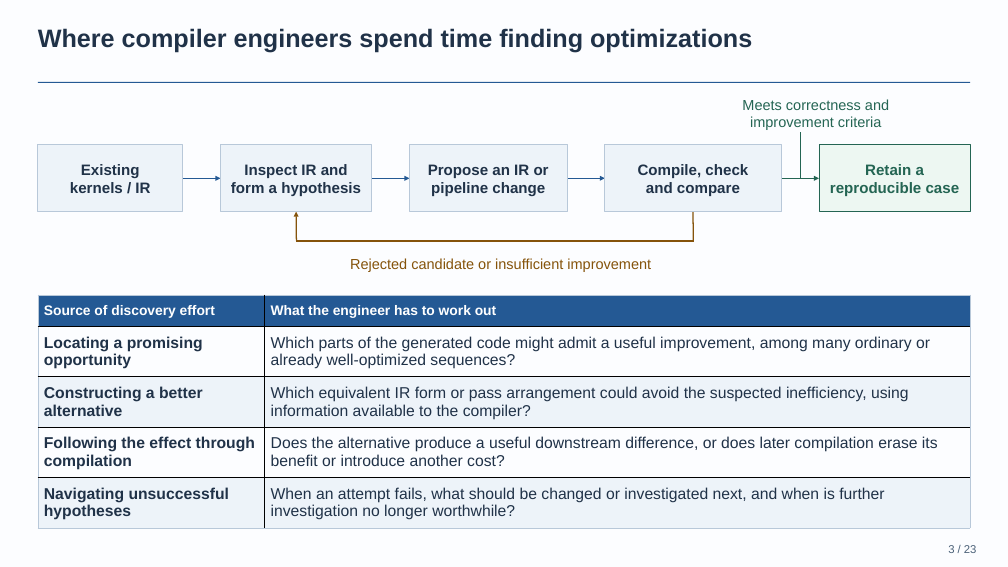
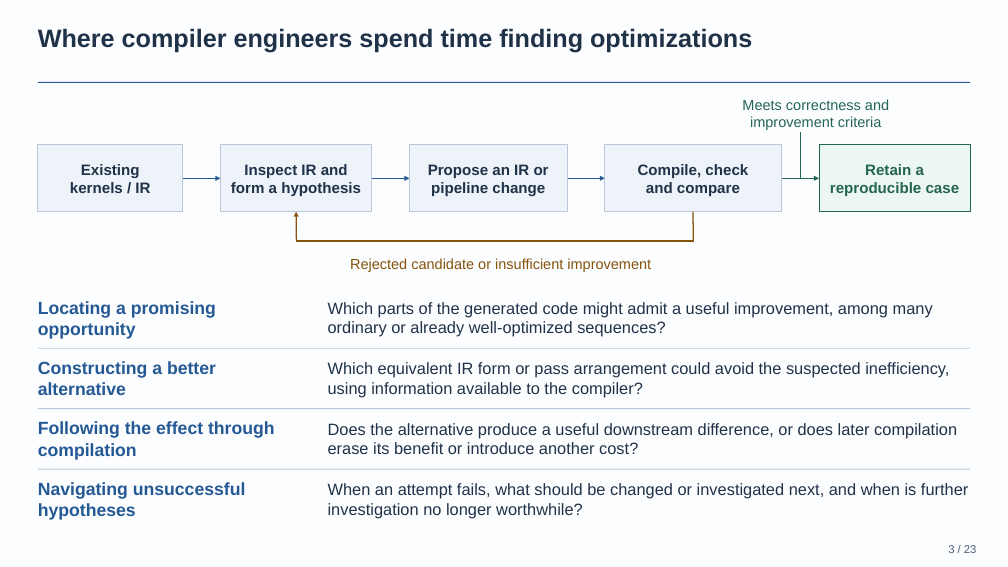
Before and after one commit to BonZirka/ascend-npu-optimization-research, a slide deck: slide 3 of output/ascend-optimization-pitch/ascend-optimization-technical.pptx. Drawn at 1008x567 pixels with LibreOffice and Linux fonts; fonts in the diff are those of the drawing. Boxes give left, top, right and bottom in pixels: in the first picture for what was removed or moved away, otherwise in the second. Text is boxed around its words. In the diff, an @@ line names an element or a change of style, - is before the commit and + after.

Commit message:
Match slide three effort rows to proposition formatting

```diff
--- a/output/ascend-optimization-pitch/ascend-optimization-technical.pptx
+++ b/output/ascend-optimization-pitch/ascend-optimization-technical.pptx
@@ table removed at (37,295,970,528), 5 rows, 2 columns @@
-Source of discovery effort | What the engineer has to work out
-Locating a promising opportunity | Which parts of the generated code might admit a useful improvement, among many ordinary or already well-optimized sequences?
-Constructing a better alternative | Which equivalent IR form or pass arrangement could avoid the suspected inefficiency, using information available to the compiler?
-Following the effect through compilation | Does the alternative produce a useful downstream difference, or does later compilation erase its benefit or introduce another cost?
-Navigating unsuccessful hypotheses | When an attempt fails, what should be changed or investigated next, and when is further investigation no longer worthwhile?
@@ text added at (38,301,216,339), 21 pt, text #245994, bold @@
+Locating a promising opportunity
@@ text added at (328,302,933,337), 19.5 pt, text #203248 @@
+Which parts of the generated code might admit a useful improvement, among many ordinary or already well-optimized sequences?
@@ rectangle added at (37,348,970,348), fill #B8C8D9 @@
@@ text added at (38,361,216,395), 21 pt, text #245994, bold @@
+Constructing a better alternative
@@ text added at (328,362,949,398), 19.5 pt, text #203248 @@
+Which equivalent IR form or pass arrangement could avoid the suspected inefficiency, using information available to the compiler?
@@ rectangle added at (37,408,970,409), fill #B8C8D9 @@
@@ text added at (38,421,275,460), 21 pt, text #245994, bold @@
+Following the effect through compilation
@@ text added at (328,423,957,454), 19.5 pt, text #203248 @@
+Does the alternative produce a useful downstream difference, or does later compilation erase its benefit or introduce another cost?
@@ rectangle added at (37,469,970,469), fill #B8C8D9 @@
@@ text added at (38,482,246,520), 21 pt, text #245994, bold @@
+Navigating unsuccessful hypotheses
@@ text added at (328,483,968,519), 19.5 pt, text #203248 @@
+When an attempt fails, what should be changed or investigated next, and when is further investigation no longer worthwhile?
```
Also in this commit, not shown: 4 other files.
